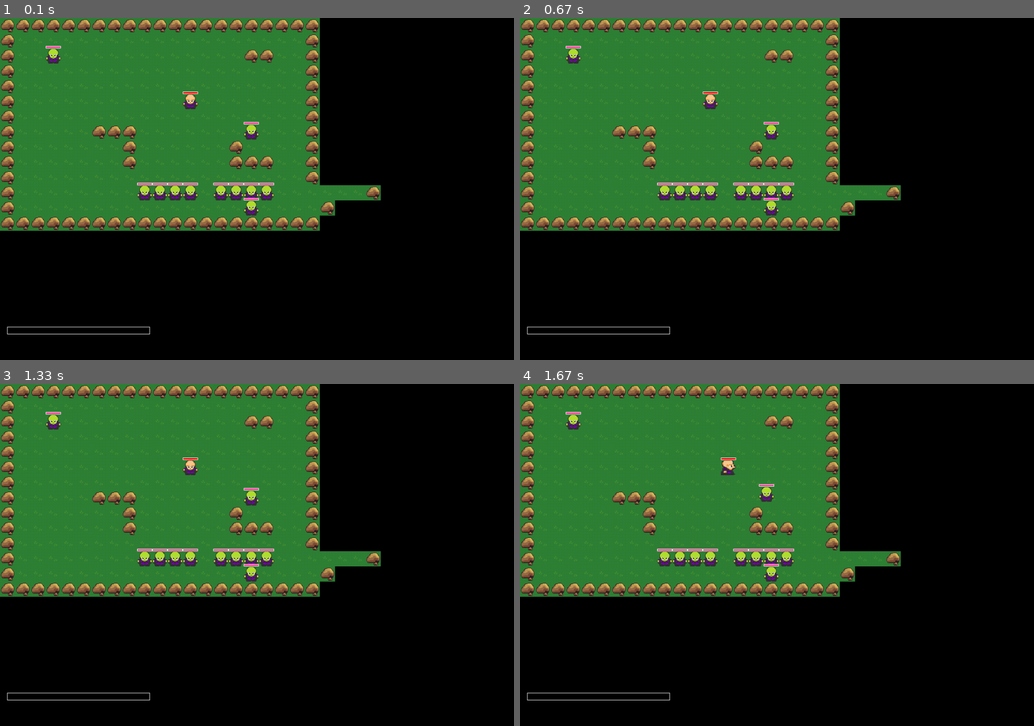
Above: before the commit, frames 1-4 (two rows, left to right).
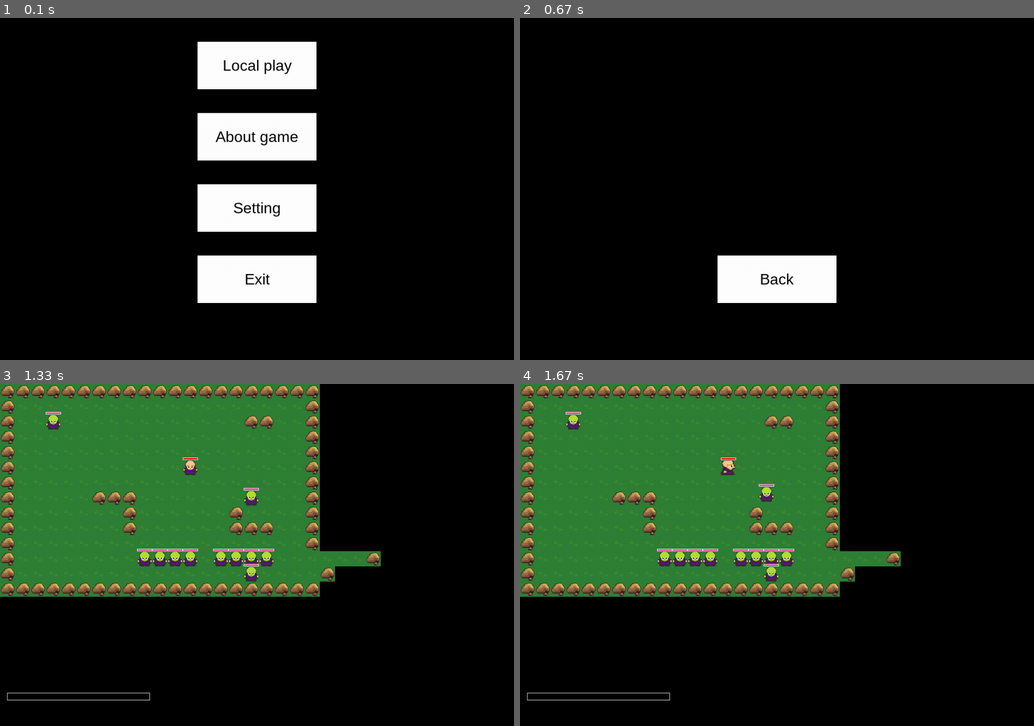
Above: after the commit, the same moments.

Repository: KrllF/PygameRPG
Game: pygame game, started from main.py
Same seed, same stepped clock (60 frames per second), same inputs: the game is played once before the commit and once after it.
Inputs (mouse positions are in pixels of both pictures, inside the frame that each line leads up to):
- Up to frame 1 (0.1 s): no input
- Up to frame 2 (0.67 s): click (777, 189) at 0.38 s
- Up to frame 3 (1.33 s): press the mouse at (257, 555) at 0.7 s; move the mouse to (262, 606) at 0.8 s; release the mouse at (272, 657) at 0.93 s; click (257, 431) at 1.05 s
- Up to frame 4 (1.67 s): hold D from 1.33 s (still down); move the mouse to (694, 425) at 1.37 s

The runs differ from the first frame. In frame 1, 43% of the frame differs, in the area x 0-75%, y 0-93%; in frame 2, 43%; in frame 3, nothing differs; in frame 4, nothing differs.

Commit message:
the 3 day the repository was created

Diff:
--- a/main.py
+++ b/main.py
@@ -1,6 +1,7 @@
 import sys
 import pygame
 
+from menu import *
 from config import *
 from collision import BLOCK
 from player import *
@@ -22,6 +23,8 @@
         self.character_spritesheet = Spritesheet("imagestest/character.png")
         self.terrain_spritesheet = Spritesheet("imagestest/terrain.png")
         self.enemy_spritesheet = Spritesheet("imagestest/enemy.png")
+
+        self.font = pygame.font.SysFont('ariel', 32)
 
     def create_map(self):
         for i, row in enumerate(tilemap):
@@ -69,7 +72,55 @@
         pass
 
     def menu(self):
-        pass
+        local_game = Menu_button((415, 50), 250, 100, BLACK, WHITE, 'Local play', 32, 2)
+        about_game = Menu_button((415, 200), 250, 100, BLACK, WHITE, 'About game', 32, 2)
+        setting = Menu_button((415, 350), 250, 100, BLACK, WHITE, 'Setting', 32, 2)
+        exit_game = Menu_button((415, 500), 250, 100, BLACK, WHITE, 'Exit', 32, 2)
+        back = Menu_button((415, 500), 250, 100, BLACK, WHITE, 'Back', 32, 2)
+        intro = True
+        about_game_bool = False
+        setting_bool = False
+        while intro:
+            events = pygame.event.get()
+            for event in events:
+                if event.type == pygame.QUIT:
+                    intro = False
+                    self.running = False
+
+            mouse_pos = pygame.mouse.get_pos()
+
+            if about_game_bool or setting_bool:
+                if back.is_pressed(mouse_pos, events):
+                    about_game_bool = False
+                    setting_bool = False
+            else:
+                if local_game.is_pressed(mouse_pos, events):
+                    intro = False
+
+                if about_game.is_pressed(mouse_pos, events):
+                    about_game_bool = True
+
+                if setting.is_pressed(mouse_pos, events):
+                    setting_bool = True
+
+                if exit_game.is_pressed(mouse_pos, events):
+                    pygame.quit()
+                    sys.exit()
+
+            self.screen.fill(BLACK)
+
+            if about_game_bool:
+                self.screen.blit(back.image, back.rect)
+            elif setting_bool:
+                self.screen.blit(back.image, back.rect)
+            else:
+                self.screen.blit(local_game.image, local_game.rect)
+                self.screen.blit(about_game.image, about_game.rect)
+                self.screen.blit(setting.image, setting.rect)
+                self.screen.blit(exit_game.image, exit_game.rect)
+
+            self.clock.tick(FPS)
+            pygame.display.update()
 
 
 game = SGAME()
--- a/menu.py
+++ b/menu.py
@@ -0,0 +1,31 @@
+import pygame
+
+
+class Menu_button:
+    def __init__(self, pos, width, height, fg, bg, text, fontsize, func):
+        self.x = pos[0]
+        self.y = pos[1]
+        self.width = width
+        self.height = height
+
+        self.fg = fg
+        self.bg = bg
+
+        self.content = text
+        self.font = pygame.font.SysFont('arial', fontsize)
+
+        self.image = pygame.Surface((self.width, self.height))
+        self.image.fill(self.bg)
+
+        self.rect = self.image.get_rect()
+        self.rect.x = self.x
+        self.rect.y = self.y
+        self.text = self.font.render(self.content, True, self.fg)
+        self.text_rect = self.text.get_rect(center=(self.width / 2, self.height / 2))
+        self.image.blit(self.text, self.text_rect)
+
+    def is_pressed(self, pos, event_list):
+        for event in event_list:
+            if event.type == pygame.MOUSEBUTTONUP and self.rect.collidepoint(event.pos):
+                return True
+        return False
